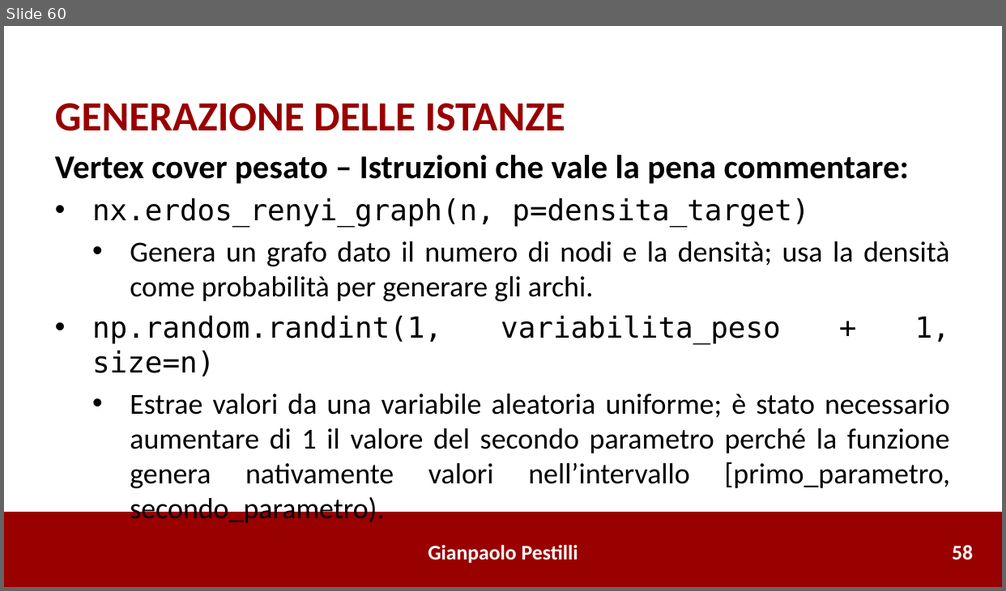
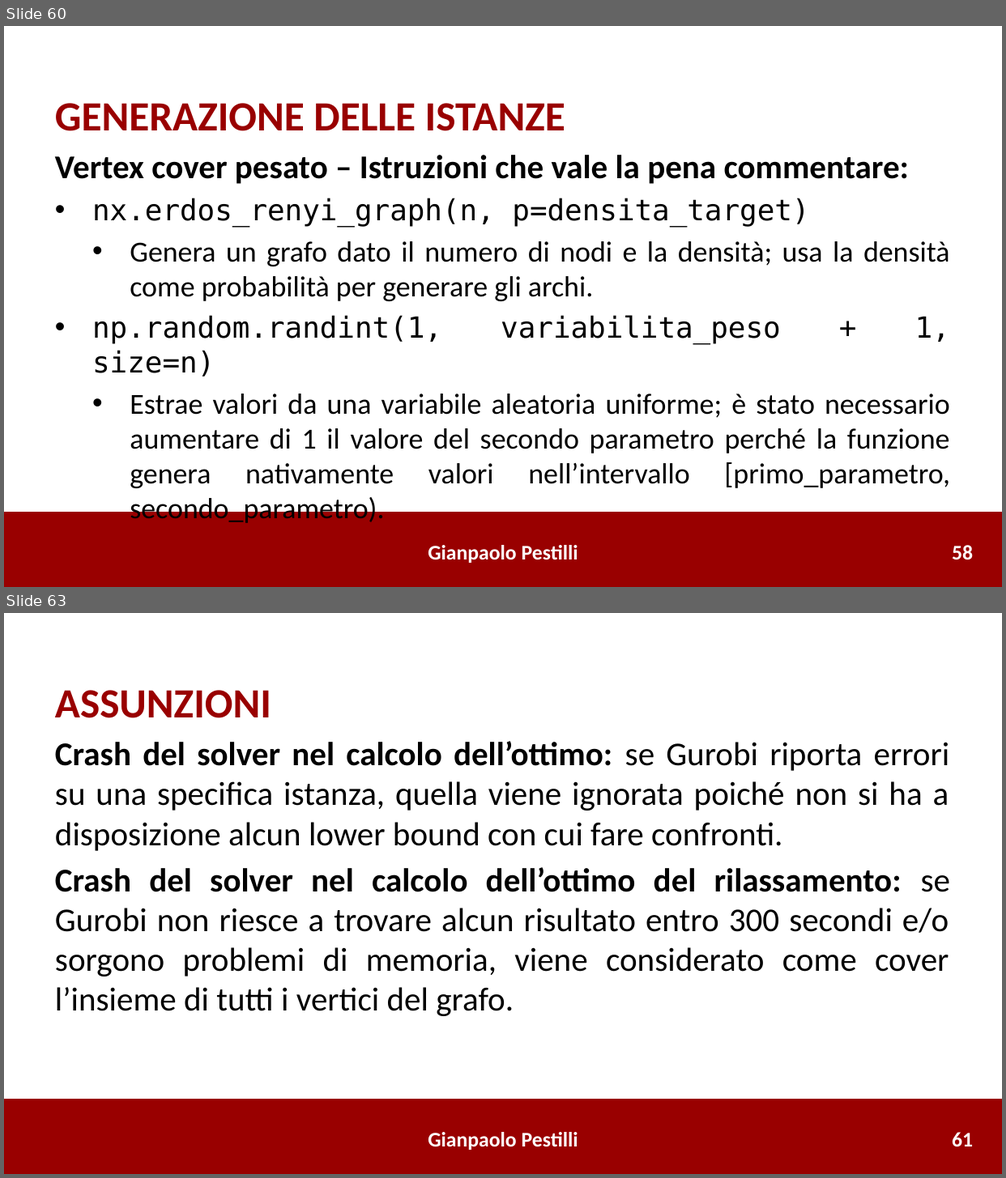
Before and after one commit to gianpaolo-pestilli/amod_project, a slide deck: Risultati_0386492.pptx. Shown one above the other, each under a label of ours: slide 60 before the commit, slides 60 and 63 after it; the slides between them are not shown. The pictures are 1006x591 and 1006x1178 pixels, drawn with LibreOffice and Linux fonts; fonts in the diff are those of the drawing. Boxes give left, top, right and bottom in pixels: in the first picture for what was removed or moved away, otherwise in the second. Text is boxed around its words. In the diff, an @@ line names an element or a change of style, - is before the commit and + after.

```diff
--- a/Risultati_0386492.pptx
+++ b/Risultati_0386492.pptx
@@ slide 63 added at (x1=4, y1=613, x2=1002, y2=1174), background #FFFFFF @@
@@ text added at (x1=55, y1=690, x2=950, y2=1016), 32 pt, text #000000 @@
+ASSUNZIONI
+Crash del solver nel calcolo dell’ottimo: se Gurobi riporta errori su una specifica istanza, quella viene ignorata poiché non si ha a disposizione alcun lower bound con cui fare confronti.
+Crash del solver nel calcolo dell’ottimo del rilassamento: se Gurobi non riesce a trovare alcun risultato entro 300 secondi e/o sorgono problemi di memoria, viene considerato come cover l’insieme di tutti i vertici del grafo.
@@ rectangle added at (x1=4, y1=1099, x2=1002, y2=1174), fill #990000, outline #990000 1 pt @@
@@ text added at (x1=428, y1=1132, x2=578, y2=1150), 20 pt, text #FFFFFF, bold @@
+Gianpaolo Pestilli
@@ text added at (x1=952, y1=1132, x2=973, y2=1148), 20 pt, text #FFFFFF, bold @@
+61
```
Also in this commit, not shown: 4 slides changed, 12 other files.
